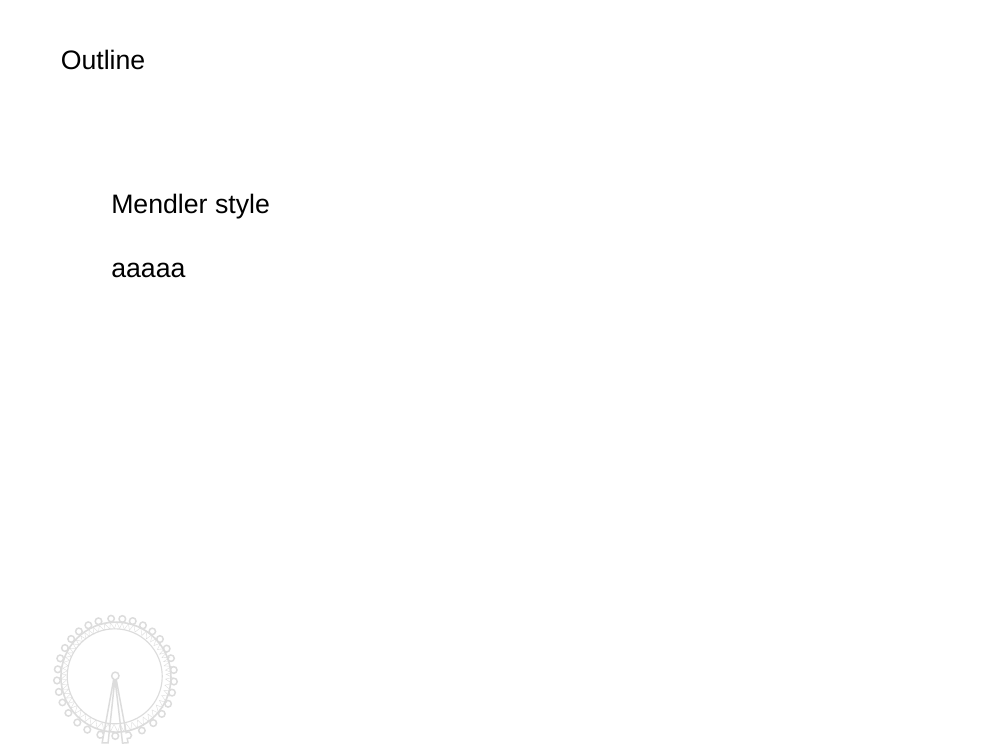
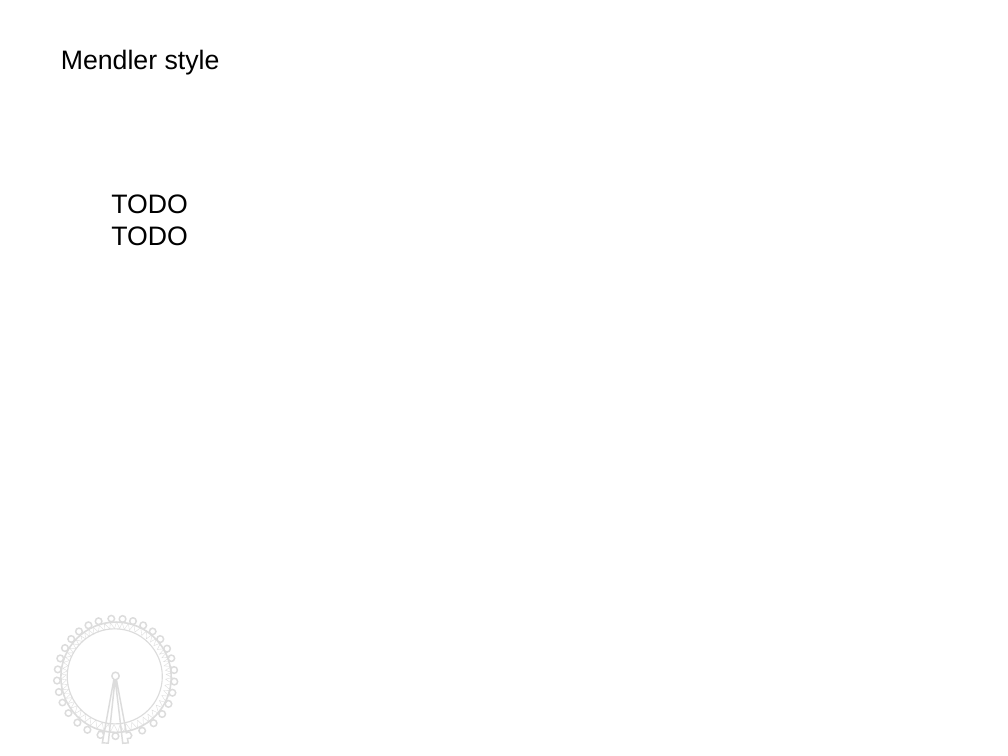
Before and after one commit to kyagrd/naxPapers, a slide deck: slide 7 of draft/TYPES13/ppt/myslide.odp (slide 2 before the commit). Drawn at 1008x756 pixels with LibreOffice and Linux fonts; fonts in the diff are those of the drawing. Boxes give left, top, right and bottom in pixels: in the first picture for what was removed or moved away, otherwise in the second. Text is boxed around its words. In the diff, an @@ line names an element or a change of style, - is before the commit and + after.

```diff
--- a/draft/TYPES13/ppt/myslide.odp
+++ b/draft/TYPES13/ppt/myslide.odp
@@ text "Mendler style": place and size @@
-text "Mendler style" at box(111, 193, 270, 278)
+text "Mendler style" at box(61, 49, 220, 75)
@@ text removed at box(61, 49, 145, 70) @@
-Outline
@@ text added at box(111, 194, 187, 246), 18 pt, text #000000 @@
+TODO
+TODO
@@ text at box(111, 262, 185, 278): paragraph removed @@
-aaaaa
```
Also in this commit, not shown: 6 other slides changed, 7 slides added, 2 slides removed, 3 other files.
